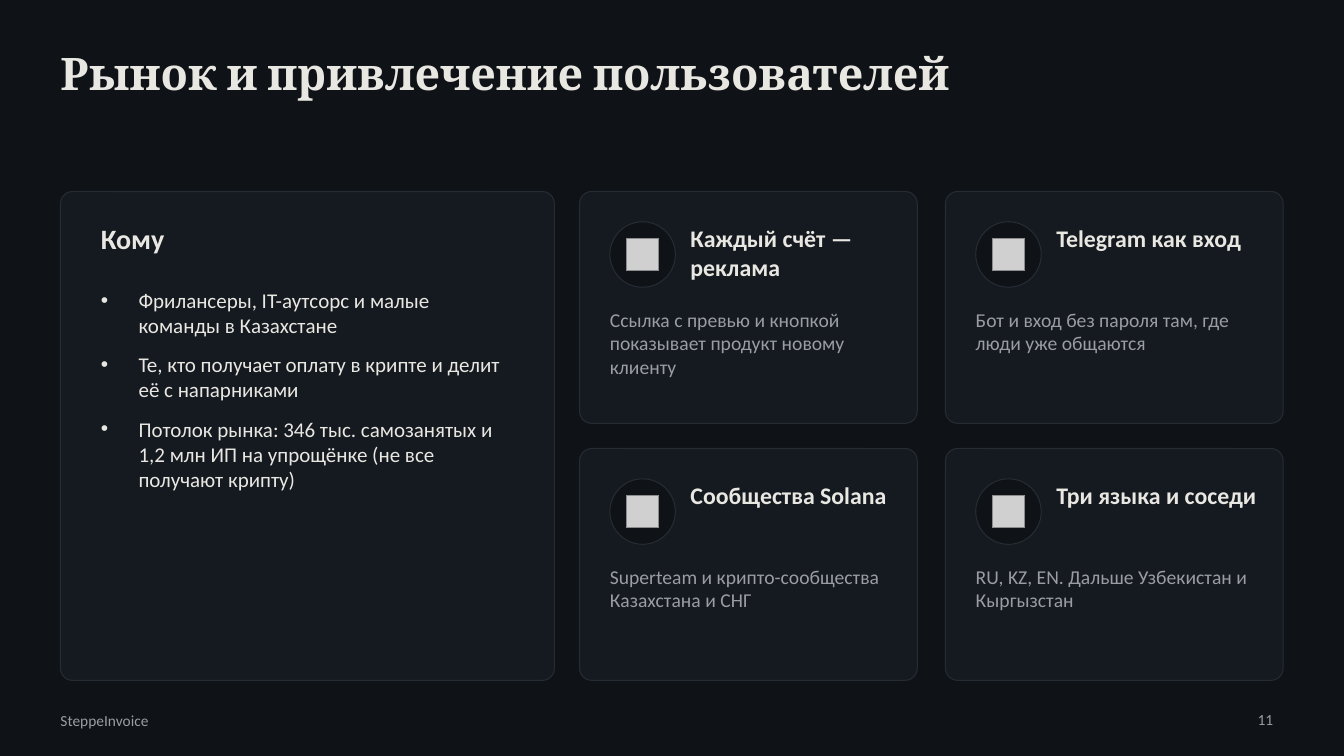
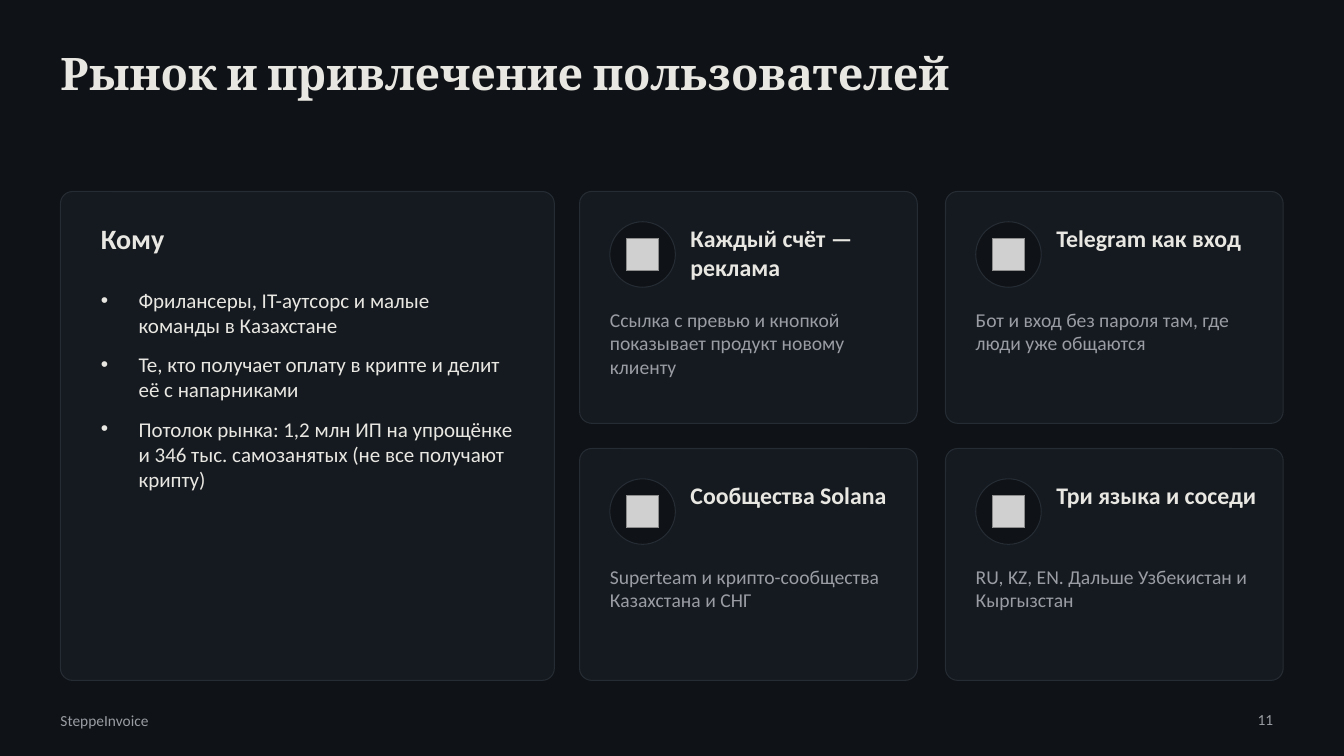
Before and after one commit to OMaRgaLy/solana-project, a slide deck: slide 11 of docs/SteppeInvoice_Presentation.pptx. Drawn at 1344x756 pixels with LibreOffice and Linux fonts; fonts in the diff are those of the drawing; grey boxes stand for pictures. Boxes give left, top, right and bottom in pixels: in the first picture for what was removed or moved away, otherwise in the second. Text is boxed around its words. In the diff, an @@ line names an element or a change of style, - is before the commit and + after.

```diff
--- a/docs/SteppeInvoice_Presentation.pptx
+++ b/docs/SteppeInvoice_Presentation.pptx
@@ text at box(139, 423, 513, 491): text changed @@
-• Потолок рынка: 346 тыс. самозанятых и 1,2 млн ИП на упрощёнке (не все получают крипту)
+• Потолок рынка: 1,2 млн ИП на упрощёнке и 346 тыс. самозанятых (не все получают крипту)
```
Also in this commit, not shown: 8 other slides changed, 2 other files.
